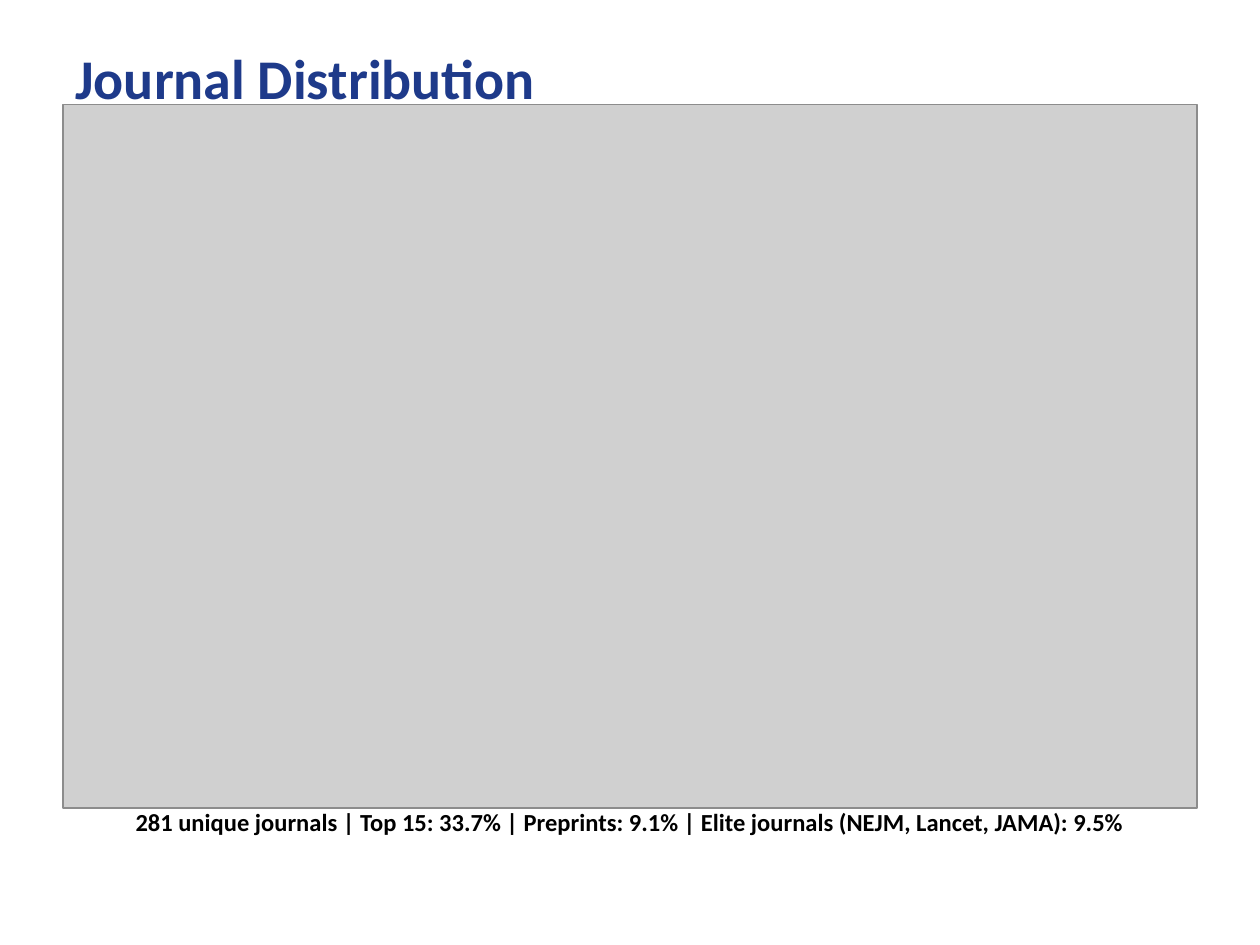
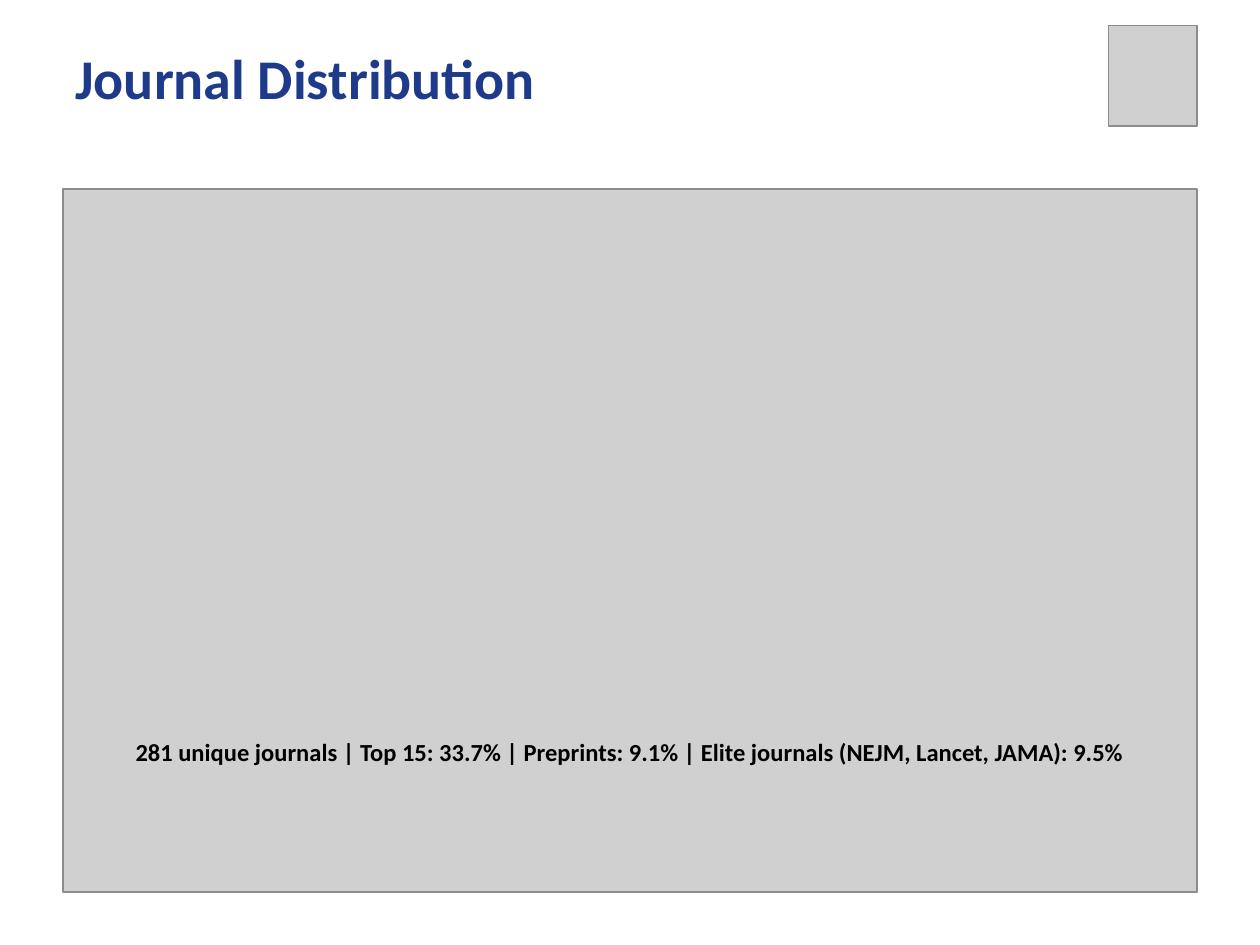
Before and after one commit to eskgyimah/Capstone, a slide deck: slide 7 of PRESENTATION/CAPSTONE_PRESENTATION.pptx. Drawn at 1260x945 pixels with LibreOffice and Linux fonts; fonts in the diff are those of the drawing; grey boxes stand for pictures. Boxes give left, top, right and bottom in pixels: in the first picture for what was removed or moved away, otherwise in the second. Text is boxed around its words. In the diff, an @@ line names an element or a change of style, - is before the commit and + after.

```diff
--- a/PRESENTATION/CAPSTONE_PRESENTATION.pptx
+++ b/PRESENTATION/CAPSTONE_PRESENTATION.pptx
@@ picture added at bbox=[1109, 25, 1197, 126] @@
@@ picture: place and size @@
-picture at bbox=[63, 105, 1197, 808]
+picture at bbox=[63, 189, 1197, 892]
@@ text "281 unique journals | Top ...": place and size @@
-text "281 unique journals | Top ..." at bbox=[136, 813, 1122, 835]
+text "281 unique journals | Top ..." at bbox=[136, 743, 1122, 765]
```
Also in this commit, not shown: 9 other slides changed.
